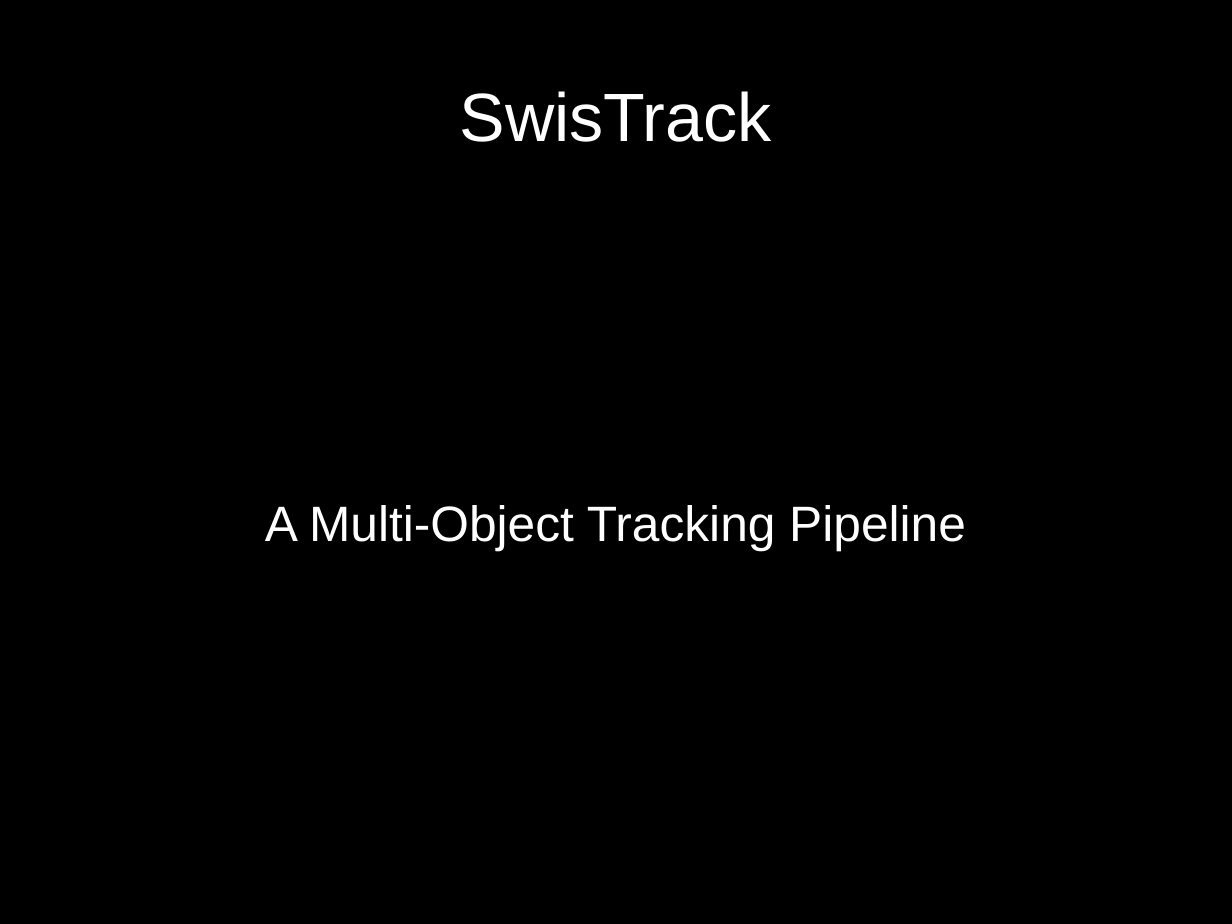
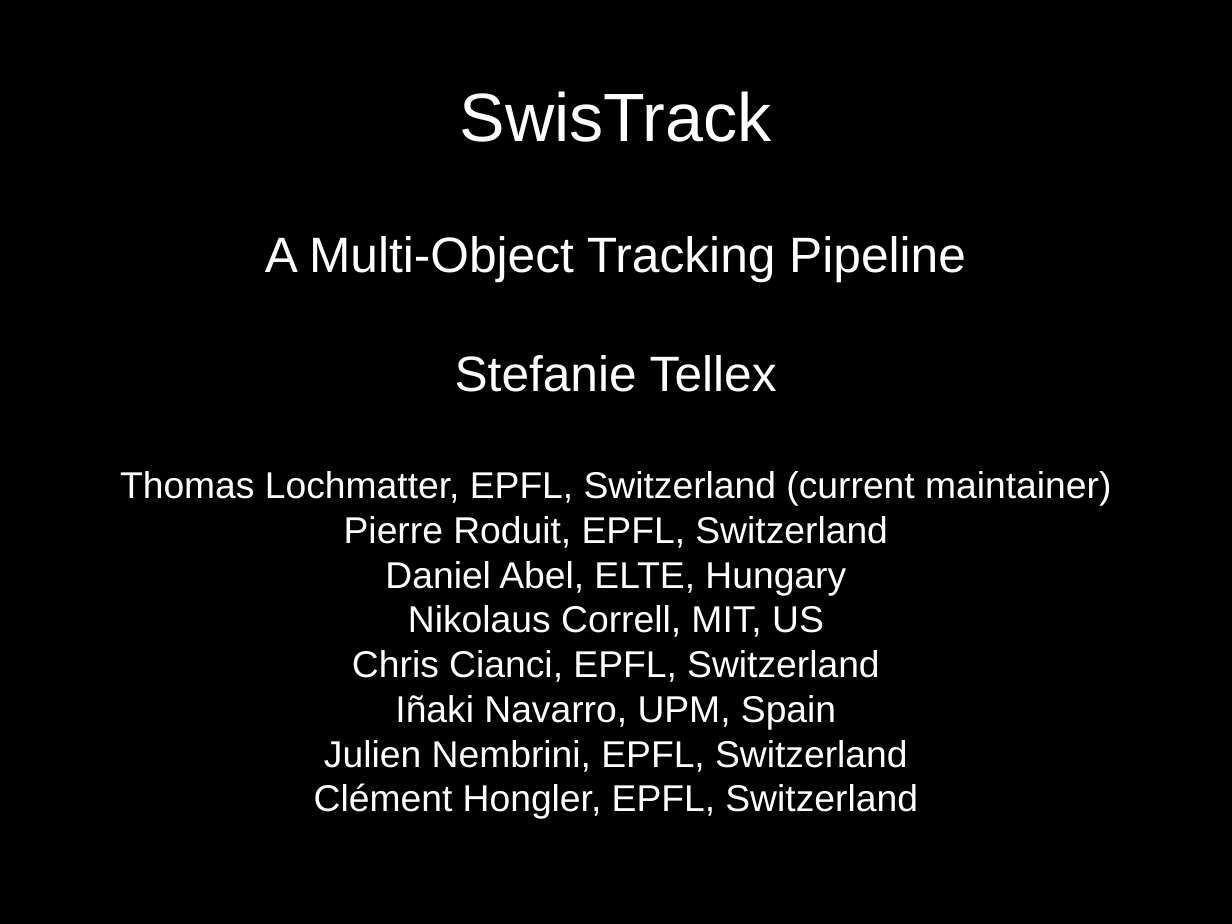
Before and after one commit to d28b/swistrack, a slide deck: slide 1 of Doc/tutorial.stefie10.06.2009/tutorialSlides.odp. Drawn at 1232x924 pixels with LibreOffice and Linux fonts; fonts in the diff are those of the drawing. Boxes give left, top, right and bottom in pixels: in the first picture for what was removed or moved away, otherwise in the second. Text is boxed around its words. In the diff, an @@ line names an element or a change of style, - is before the commit and + after.

```diff
--- a/Doc/tutorial.stefie10.06.2009/tutorialSlides.odp
+++ b/Doc/tutorial.stefie10.06.2009/tutorialSlides.odp
@@ subtitle at (120,355,1111,819): paragraphs added @@
+Stefanie Tellex
+Thomas Lochmatter, EPFL, Switzerland (current maintainer)
+Pierre Roduit, EPFL, Switzerland
+Daniel Abel, ELTE, Hungary
+Nikolaus Correll, MIT, US
+Chris Cianci, EPFL, Switzerland
+Iñaki Navarro, UPM, Spain
+Julien Nembrini, EPFL, Switzerland
+Clément Hongler, EPFL, Switzerland
```
Also in this commit, not shown: 3 slides added, 1 other file.
